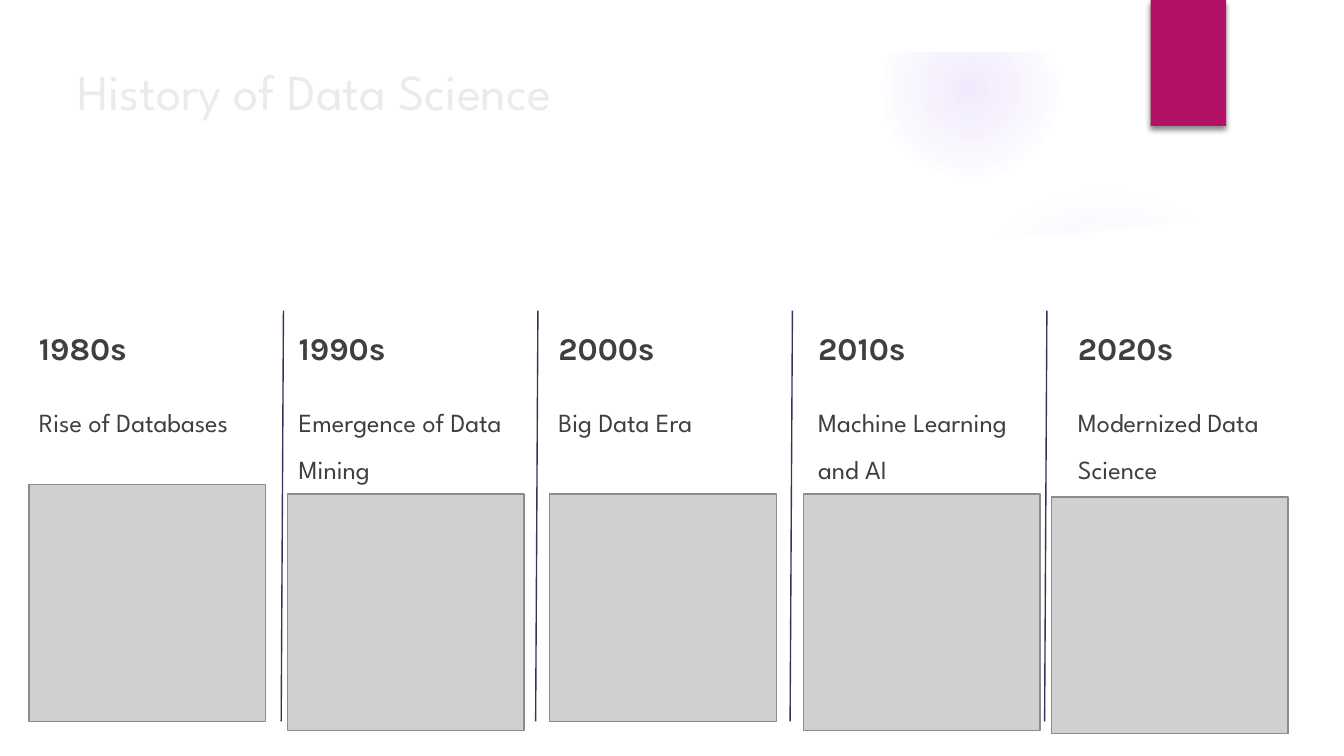
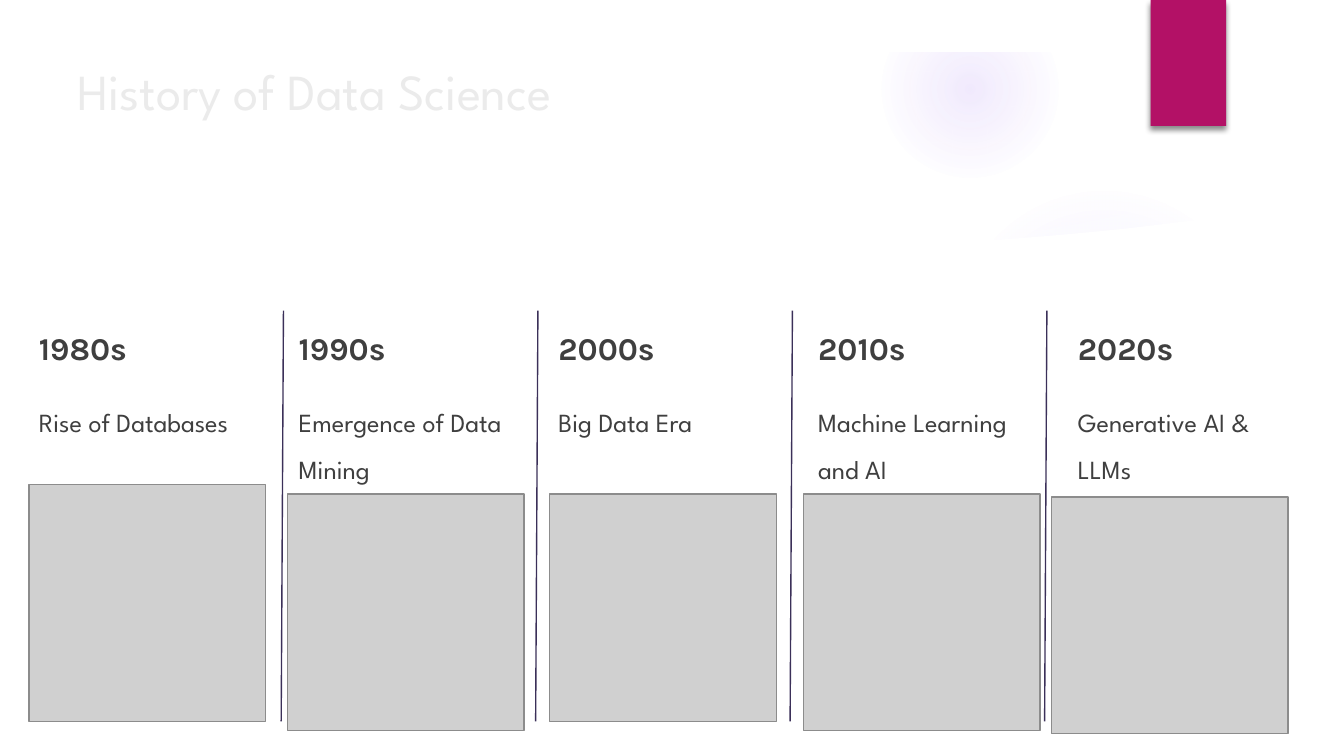
Before and after one commit to kevpamilagas/DSS-105-Class-Materials, a slide deck: slide 13 of Slides/01 - Data Profession Basics and Data Science.pptx. Drawn at 1344x756 pixels with LibreOffice and Linux fonts; fonts in the diff are those of the drawing; grey boxes stand for pictures; background and template pictures are left out. Boxes give left, top, right and bottom in pixels: in the first picture for what was removed or moved away, otherwise in the second. Text is boxed around its words. In the diff, an @@ line names an element or a change of style, - is before the commit and + after.

```diff
--- a/Slides/01 - Data Profession Basics and Data Science.pptx
+++ b/Slides/01 - Data Profession Basics and Data Science.pptx
@@ text at [1078,414,1226,480]: text changed @@
-Modernized Data Science
+Generative AI & LLMs
```
Also in this commit, not shown: 3 other slides changed, 2 slides added, 1 slide removed, 6 other files.
